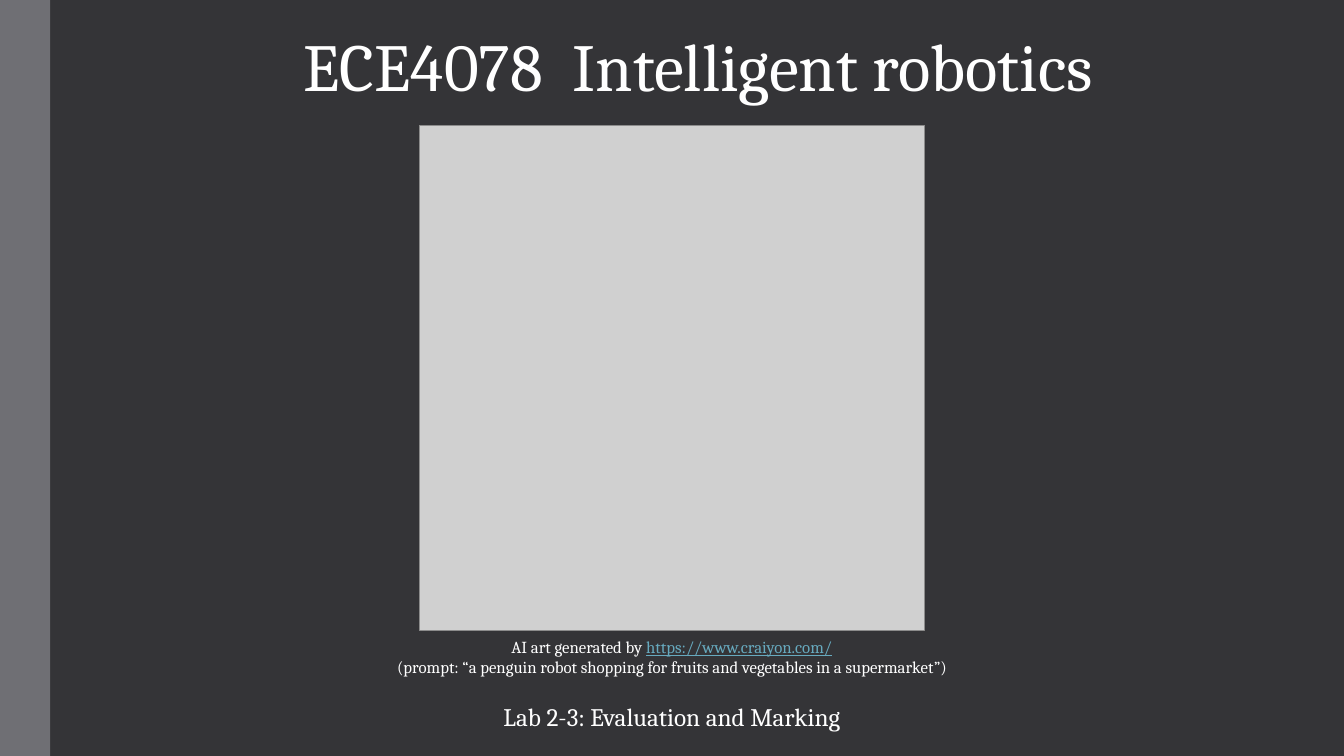
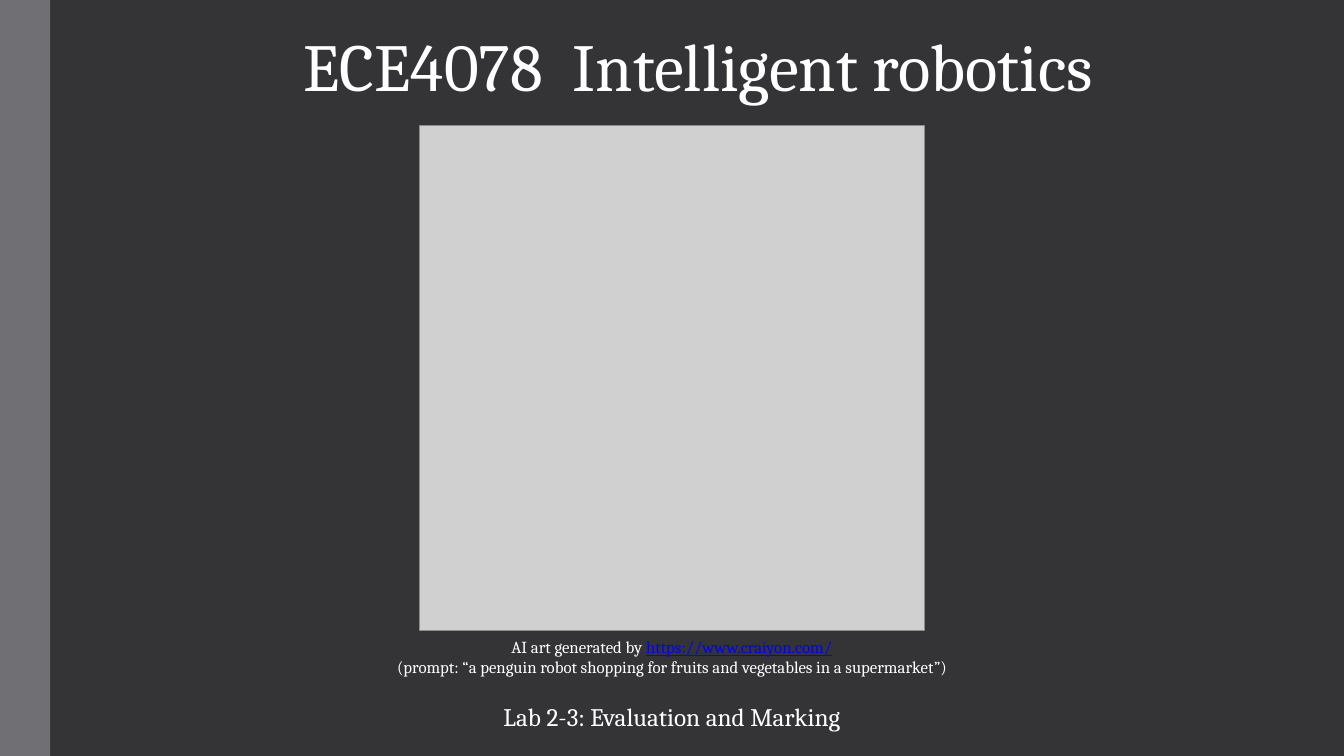
Before and after one commit to AaronMonash/ECE4078_Lab_2024, a slide deck: slide 1 of Week02-04/M2_slides/Lab2_3.pptx. Drawn at 1344x756 pixels with LibreOffice and Linux fonts; fonts in the diff are those of the drawing; grey boxes stand for pictures. Boxes give left, top, right and bottom in pixels: in the first picture for what was removed or moved away, otherwise in the second. Text is boxed around its words. In the diff, an @@ line names an element or a change of style, - is before the commit and + after.

```diff
--- a/Week02-04/M2_slides/Lab2_3.pptx
+++ b/Week02-04/M2_slides/Lab2_3.pptx
@@ text at (x1=511, y1=641, x2=832, y2=657): text colour #67AABF to #0000FF in "https://www.craiyon.com/" @@
```
Also in this commit, not shown: 4 other slides changed, 1 slide added.
